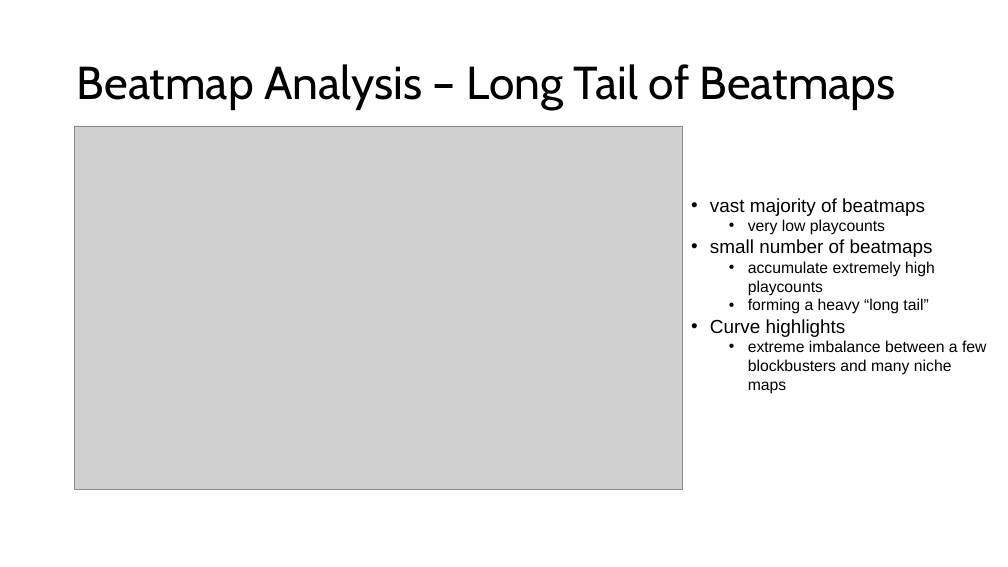
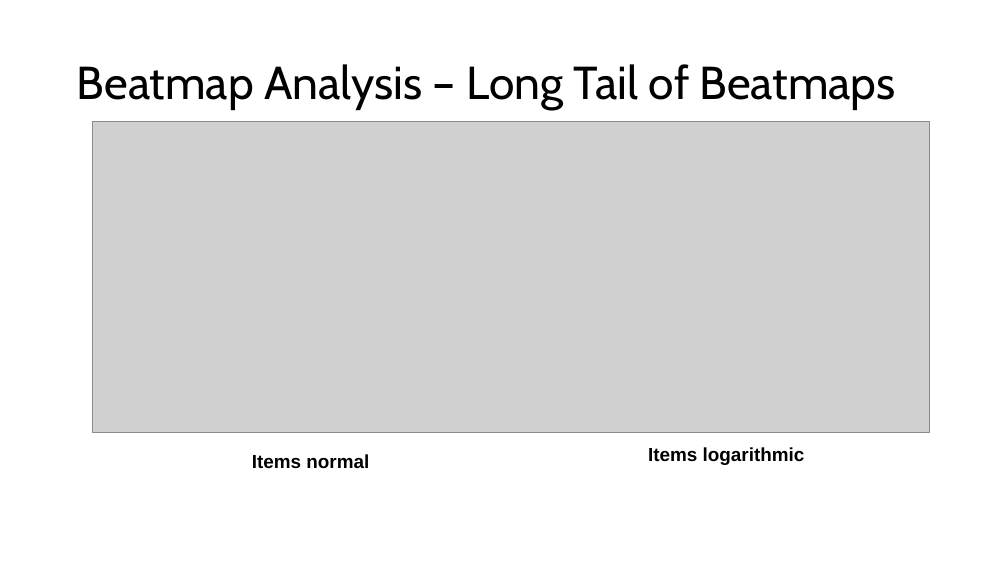
Before and after one commit to mattik01/Osu-RecSys-Study, a slide deck: slide 5 of documentation/Data Analysis.pptx (slide 4 before the commit). Drawn at 1008x567 pixels with LibreOffice and Linux fonts; fonts in the diff are those of the drawing; grey boxes stand for pictures. Boxes give left, top, right and bottom in pixels: in the first picture for what was removed or moved away, otherwise in the second. Text is boxed around its words. In the diff, an @@ line names an element or a change of style, - is before the commit and + after.

```diff
--- a/documentation/Data Analysis.pptx
+++ b/documentation/Data Analysis.pptx
@@ picture: place and size @@
-picture at <box>74,126,683,490</box>
+picture at <box>92,122,930,433</box>
@@ text removed at <box>710,198,986,394</box> @@
-• vast majority of beatmaps
-  • very low playcounts
-• small number of beatmaps
-  • accumulate extremely high
-    playcounts
-  • forming a heavy “long tail”
-• Curve highlights
-  • extreme imbalance between a few blockbusters and many niche maps
@@ text added at <box>648,447,805,465</box>, 18 pt, text #000000, bold @@
+Items logarithmic
@@ text added at <box>252,454,369,469</box>, 18 pt, text #000000, bold @@
+Items normal
```
Also in this commit, not shown: 2 other slides changed, 5 slides added, 1 slide removed, 42 other files.
